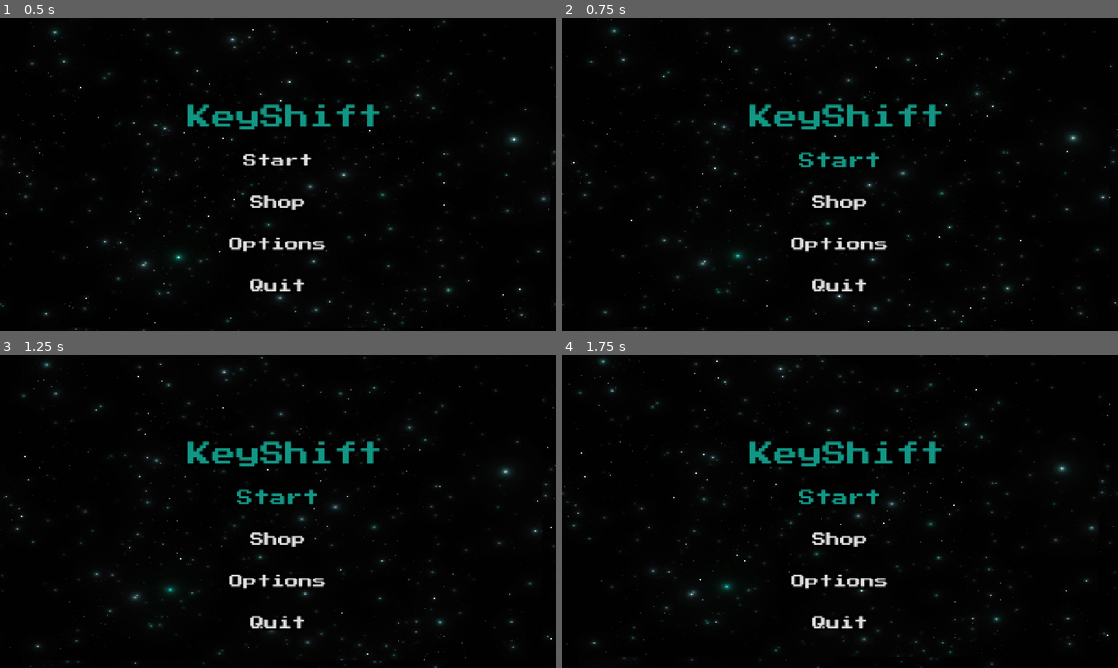
Above: before the commit, frames 1-4 (two rows, left to right).
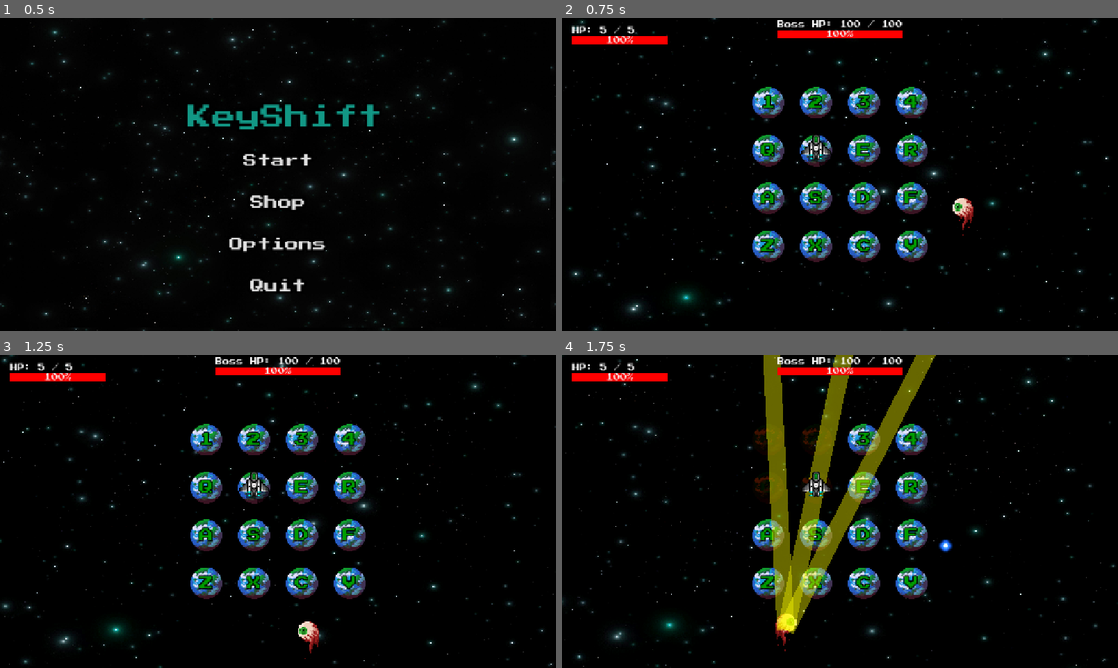
Above: after the commit, the same moments.

Repository: jcote04/CS780Game
Game: Godot game, scene res://scenes/main/main_menu.tscn
Same seed, same stepped clock (60 frames per second), same inputs: the game is played once before the commit and once after it.
Inputs (mouse positions are in pixels of both pictures, inside the frame that each line leads up to):
- Up to frame 1 (0.5 s): no input
- Up to frame 2 (0.75 s): click "Start" at 0.5 s
- Up to frame 3 (1.25 s): no input
- Up to frame 4 (1.75 s): click (840, 498) at 1.25 s, where only the run before the commit has a clickable "Start"

Frame 1 is identical in both runs. In frame 2, 12% of the frame differs, in the area x 0-100%, y 0-100%; in frame 3, 12%; in frame 4, 17%.

Commit message:
merge fix

Diff:
--- a/scenes/main/main.tscn
+++ b/scenes/main/main.tscn
@@ -17,8 +17,8 @@
 [ext_resource type="PackedScene" uid="uid://cm3gn8681jlhj" path="res://scenes/main/player_bullet.tscn" id="11_raeie"]
 [ext_resource type="Script" uid="uid://d3ewqwpmi7trc" path="res://scripts/game_over_screen.gd" id="12_th5th"]
 [ext_resource type="Theme" uid="uid://dyittlu7q4eof" path="res://ui/game_button.tres" id="13_7smn1"]
-[ext_resource type="PackedScene" uid="uid://cd1af37aqcpaa" path="res://scenes/main/shop_ui.tscn" id="16_hxu8e"]
-[ext_resource type="Script" uid="uid://4ykf3cjgmuhm" path="res://scenes/main/game_win_screen.gd" id="16_hxu8e"]
+[ext_resource type="Script" path="res://scenes/main/game_win_screen.gd" id="16_hxu8e"]
+[ext_resource type="PackedScene" uid="uid://cd1af37aqcpaa" path="res://scenes/main/shop_ui.tscn" id="19_necax"]
 
 [sub_resource type="ShaderMaterial" id="ShaderMaterial_b1x3f"]
 shader = ExtResource("2_yyfjg")
@@ -522,5 +522,4 @@
 theme_override_styles/focus = SubResource("StyleBoxEmpty_m4h2d")
 text = "Main Menu"
 
-[node name="ShopUI" parent="." unique_id=468115205 instance=ExtResource("16_hxu8e")]
-visible = false
+[node name="ShopUI" parent="." unique_id=468115205 instance=ExtResource("19_necax")]
